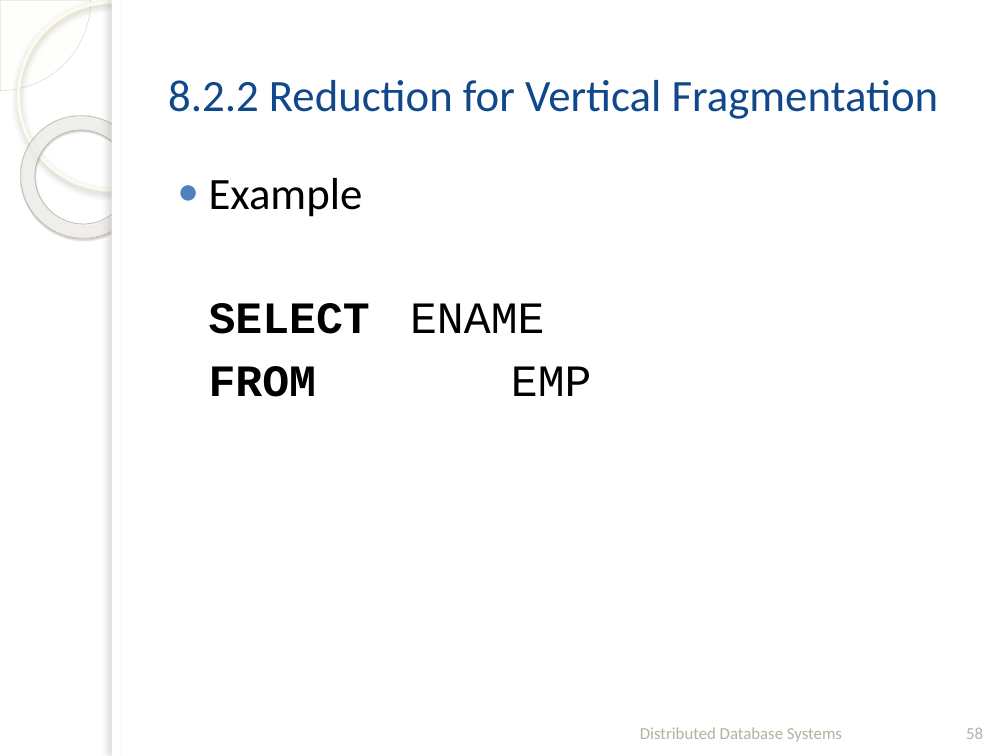
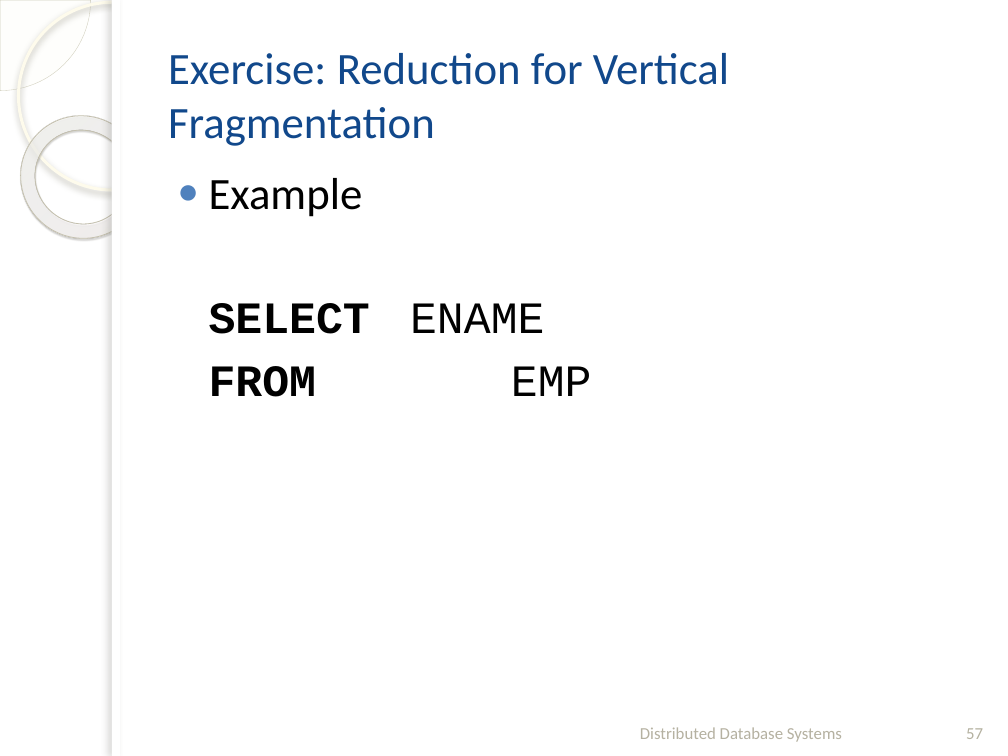
Before and after one commit to fanju1984/ddb, a slide deck: slide 57 of Fall 2017/Slides/03. Query Processing-2.pptx (slide 58 before the commit). Drawn at 1008x756 pixels with LibreOffice and Linux fonts; fonts in the diff are those of the drawing; background and template pictures are left out. Boxes give left, top, right and bottom in pixels: in the first picture for what was removed or moved away, otherwise in the second. Text is boxed around its words. In the diff, an @@ line names an element or a change of style, - is before the commit and + after.

```diff
--- a/Fall 2017/Slides/03. Query Processing-2.pptx
+++ b/Fall 2017/Slides/03. Query Processing-2.pptx
@@ title at [168,53,729,146]: text changed @@
-8.2.2 Reduction for Vertical Fragmentation
+Exercise: Reduction for Vertical Fragmentation
@@ page number at [966,728,983,739]: text changed @@
-58
+57
```
Also in this commit, not shown: 19 other slides changed, 1 slide removed, 1 other file.
